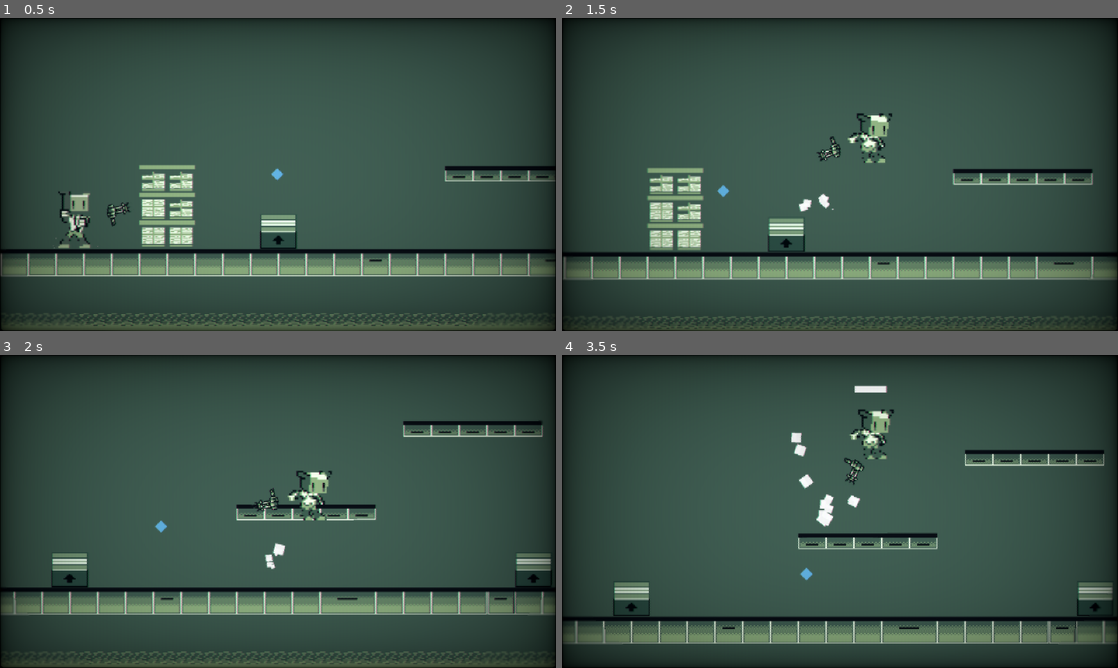
Above: before the commit, frames 1-4 (two rows, left to right).
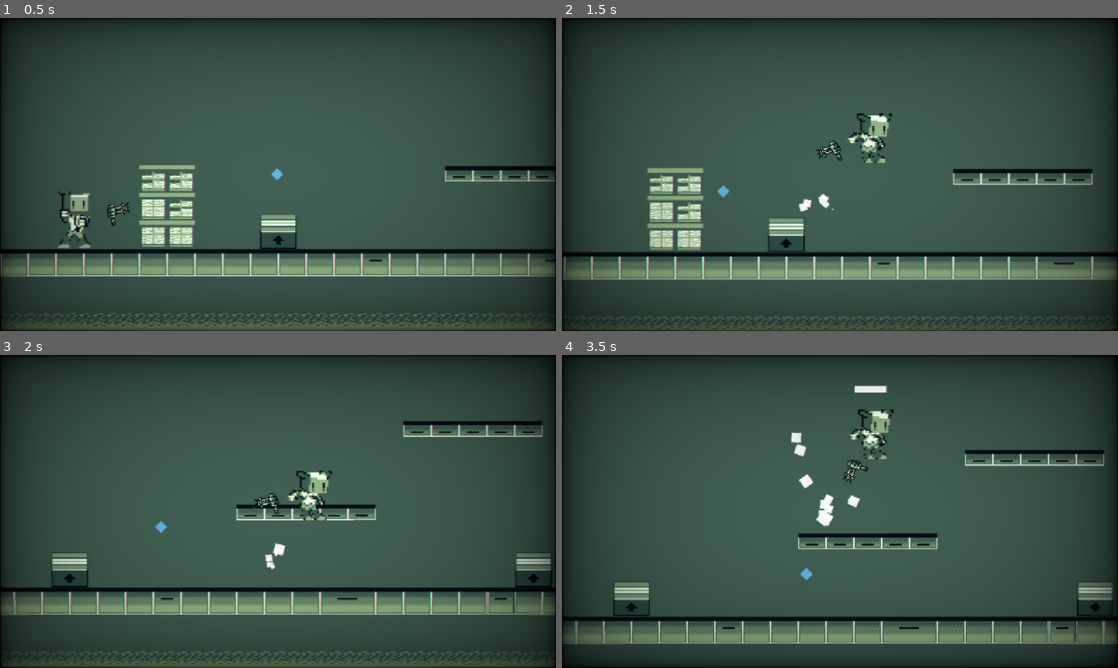
Above: after the commit, the same moments.

Repository: Joey451-OG/GMTK-24
Game: Godot game, scene res://levels/level0.tscn
Two runs of this game, one before a commit and one after it. Both use one fixed random seed, a clock stepped at 60 frames per second and the inputs below.
Inputs (mouse positions are in pixels of both pictures, inside the frame that each line leads up to):
- Up to frame 1 (0.5 s): no input
- Up to frame 2 (1.5 s): move the mouse to (840, 230) at 0.52 s; hold Right mouse button (rightClick) 0.53-1.28 s; hold D (Right) from 0.53 s (still down); tap Space (Jump) at 0.77, 0.8, 1.07, 1.35 s; move the mouse to (728, 190) at 1.27 s
- Up to frame 3 (2 s): keep holding D (Right); tap Space (Jump) at 1.52, 1.82 s; right-click (166, 527) at 1.55 s
- Up to frame 4 (3.5 s): move the mouse to (1095, 570) at 2.02 s; release D (Right) at 2.03 s; hold A (Left) 2.03-2.78 s; hold Shift (Sprint) 2.03-2.78 s; tap Space (Jump) at 2.3, 3.02, 3.32 s; move the mouse to (812, 574) at 2.77 s; hold D (Right) from 2.78 s (still down); click (812, 574) at 2.85 s; right-click (812, 574) at 3.05 s

Frame 1 is identical in both runs. In frame 2, 0.2% of the frame differs, in the area x 28-51%, y 37-58%; in frame 3, 0.2%, in the area x 28-51%, y 42-57%; in frame 4, 0.2%.

Commit message:
Fixed a few bugs

Diff:
--- a/project.godot
+++ b/project.godot
@@ -19,6 +19,7 @@
 
 window/size/viewport_width=1280
 window/size/viewport_height=720
+window/stretch/mode="viewport"
 
 [global_group]
 
--- a/scenes/player_body.tscn
+++ b/scenes/player_body.tscn
@@ -319,5 +319,6 @@
 position = Vector2(0, -28)
 shape = SubResource("CapsuleShape2D_a5evw")
 
+[connection signal="on_right_click" from="AnimatedSprite2D" to="." method="_on_right_click"]
 [connection signal="area_entered" from="hitbox" to="." method="_on_hitbox_area_entered"]
 [connection signal="body_entered" from="hitbox" to="." method="_on_body_entered"]
--- a/scripts/gdscript/gun_script.gd
+++ b/scripts/gdscript/gun_script.gd
@@ -4,11 +4,14 @@
 @onready var target_box : Node2D
 
 var isInPosition := false
-var wasAnimationPlayed := false
+var wasAnimationPlayed := true
 var t_angle: float
 var marks = {}
 
 signal send_package(Node2D)
+
+func _ready() -> void:
+	pass
 
 func _process(delta):
 	_rotate_gun()
@@ -27,6 +30,15 @@
 
 func _rotate_gun() -> void:
 	$Pivot_Point.look_at(get_global_mouse_position())
+
+	var angle = fmod((fmod(rad_to_deg(t_angle), 360.0) + 360), 360.0)
+
+	if angle < 270 and angle > 90:
+		$Pivot_Point/Gun.flip_v = true
+	else:
+		$Pivot_Point/Gun.flip_v = false
+
+	#print(angle)
 
 func _update_position(delta : float) -> void:
 	$Pivot_Point/Gun.position = lerp($Pivot_Point/Gun.position, Vector2(53.0,0.0), 4.0 * delta);
--- a/scripts/gdscript/level.gd
+++ b/scripts/gdscript/level.gd
@@ -68,7 +68,7 @@
 	if Input.is_action_pressed("rightClick"):
 		tracked_box.set_meta("isThrown", true)
 		tracked_box.set_meta("isFired", true)
-
+		$PlayerBody/GunScene._fire_animation()
 		box_handler._recive_box(tracked_box, thrown_speed)
 		tracked_box = null
 
@@ -78,6 +78,7 @@
 # signal functions
 func _recive_box(box):
 	tracked_box = box
+	$PlayerBody/GunScene.wasAnimationPlayed = false
 
 func _update_enemy_projectiles():
 	var projectiles = get_tree().get_nodes_in_group("enemy_bullet")
--- a/scripts/gdscript/player_animation_handler.gd
+++ b/scripts/gdscript/player_animation_handler.gd
@@ -3,6 +3,7 @@
 @onready var player_body: CharacterBody2D = $".."
 
 var isFacingRight := true
+var current_state
 
 enum STATES {
 	IDLE,
@@ -10,7 +11,7 @@
 	JUMP,
 }
 
-var current_state
+signal on_right_click
 
 # Called when the node enters the scene tree for the first time.
 func _ready() -> void:
@@ -25,7 +26,7 @@
 	elif Input.is_action_pressed("Right"):
 		current_state = STATES.WALK
 		isFacingRight = true
-	elif Input.is_action_pressed("Forward"):
+	elif Input.is_action_pressed("Forward") or Input.is_action_pressed("Jump"):
 		current_state = STATES.JUMP
 	else:
 		current_state = STATES.IDLE
